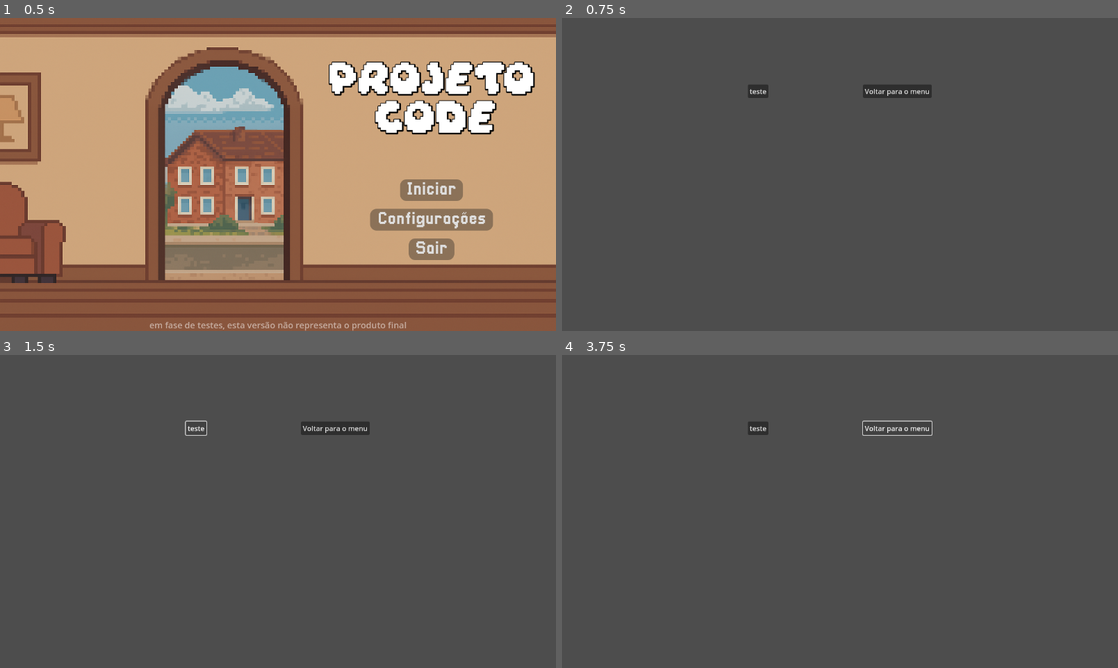
Above: before the commit, frames 1-4 (two rows, left to right).
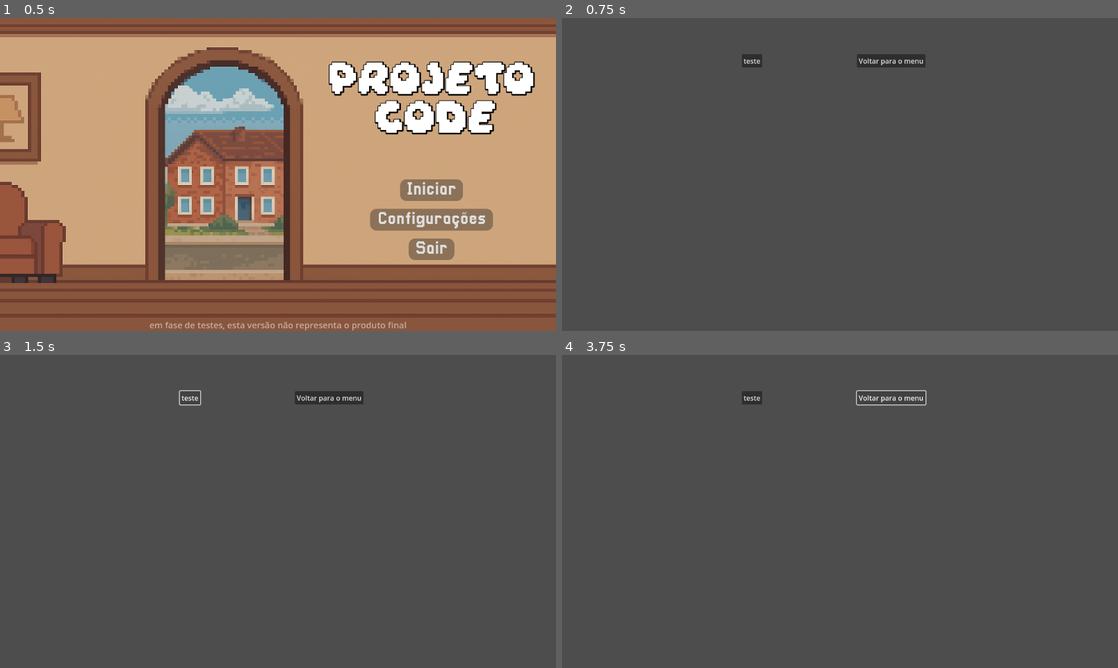
Above: after the commit, the same moments.

Repository: ggxrc/projeto-code
Game: Godot game, scene res://scenes/orquestrator/Orquestrador.tscn
The game is run twice, just before and just after one commit, with the same random seed, the same clock (stepped at 60 frames per second) and the same inputs.
Inputs:
- Up to frame 1 (0.5 s): no input
- Up to frame 2 (0.75 s): click "Iniciar" at 0.5 s
- Up to frame 3 (1.5 s): click "teste" at 1.25 s
- Up to frame 4 (3.75 s): click "teste" at 2 s; click "teste" at 2.75 s; click "Voltar para o menu" at 3.5 s

Frame 1 is identical in both runs. In frame 2, 1.2% of the frame differs, in the area x 32-67%, y 11-26%; in frame 3, 1.1%; in frame 4, 0.7%.

Commit message:
adição de novos assets

Diff:
--- a/scenes/global/effects/transition_screen.tscn
+++ b/scenes/global/effects/transition_screen.tscn
@@ -1,6 +1,21 @@
 [gd_scene load_steps=6 format=3 uid="uid://cpry4snt0vn2j"]
 
 [ext_resource type="Script" uid="uid://vhaj0afsb2vn" path="res://scenes/global/effects/transition_screen.gd" id="1_07lnr"]
+
+[sub_resource type="Animation" id="Animation_kjn2p"]
+length = 0.001
+tracks/0/type = "value"
+tracks/0/imported = false
+tracks/0/enabled = true
+tracks/0/path = NodePath("ColorRect:modulate")
+tracks/0/interp = 1
+tracks/0/loop_wrap = true
+tracks/0/keys = {
+"times": PackedFloat32Array(0),
+"transitions": PackedFloat32Array(1),
+"update": 0,
+"values": [Color(1, 1, 1, 0)]
+}
 
 [sub_resource type="Animation" id="Animation_2yi7k"]
 resource_name = "fade_to_black"
@@ -16,21 +31,6 @@
 "transitions": PackedFloat32Array(1, 1),
 "update": 0,
 "values": [Color(1, 1, 1, 0), Color(1, 1, 1, 1)]
-}
-
-[sub_resource type="Animation" id="Animation_kjn2p"]
-length = 0.001
-tracks/0/type = "value"
-tracks/0/imported = false
-tracks/0/enabled = true
-tracks/0/path = NodePath("ColorRect:modulate")
-tracks/0/interp = 1
-tracks/0/loop_wrap = true
-tracks/0/keys = {
-"times": PackedFloat32Array(0),
-"transitions": PackedFloat32Array(1),
-"update": 0,
-"values": [Color(1, 1, 1, 0)]
 }
 
 [sub_resource type="Animation" id="Animation_53wvo"]
--- a/scenes/level selection/LevelSelection.tscn
+++ b/scenes/level selection/LevelSelection.tscn
@@ -5,12 +5,10 @@
 anchors_preset = 15
 anchor_right = 1.0
 anchor_bottom = 1.0
-offset_left = 14.0
-offset_top = 70.0
-offset_right = 14.0
-offset_bottom = 70.0
 grow_horizontal = 2
 grow_vertical = 2
+size_flags_horizontal = 4
+size_flags_vertical = 4
 
 [node name="ScrollContainer" type="ScrollContainer" parent="."]
 layout_mode = 1
Binary file added: assets/Top-Down_Retro_Interior/TopDownHouse_DoorsAndWindows.png
Not shown, added: assets/Top-Down_Retro_Interior/TopDownHouse_DoorsAndWindows.png.import
Binary file added: assets/Top-Down_Retro_Interior/TopDownHouse_FloorsAndWalls.png
Not shown, added: assets/Top-Down_Retro_Interior/TopDownHouse_FloorsAndWalls.png.import
Binary file added: assets/Top-Down_Retro_Interior/TopDownHouse_FloorsAndWalls_OpenDoors.png
Not shown, added: assets/Top-Down_Retro_Interior/TopDownHouse_FloorsAndWalls_OpenDoors.png.import
Binary file added: assets/Top-Down_Retro_Interior/TopDownHouse_FurnitureState1.png
Not shown, added: assets/Top-Down_Retro_Interior/TopDownHouse_FurnitureState1.png.import
Binary file added: assets/Top-Down_Retro_Interior/TopDownHouse_FurnitureState2.png
Not shown, added: assets/Top-Down_Retro_Interior/TopDownHouse_FurnitureState2.png.import
Binary file added: assets/Top-Down_Retro_Interior/TopDownHouse_SmallItems.png
Not shown, added: assets/Top-Down_Retro_Interior/TopDownHouse_SmallItems.png.import
